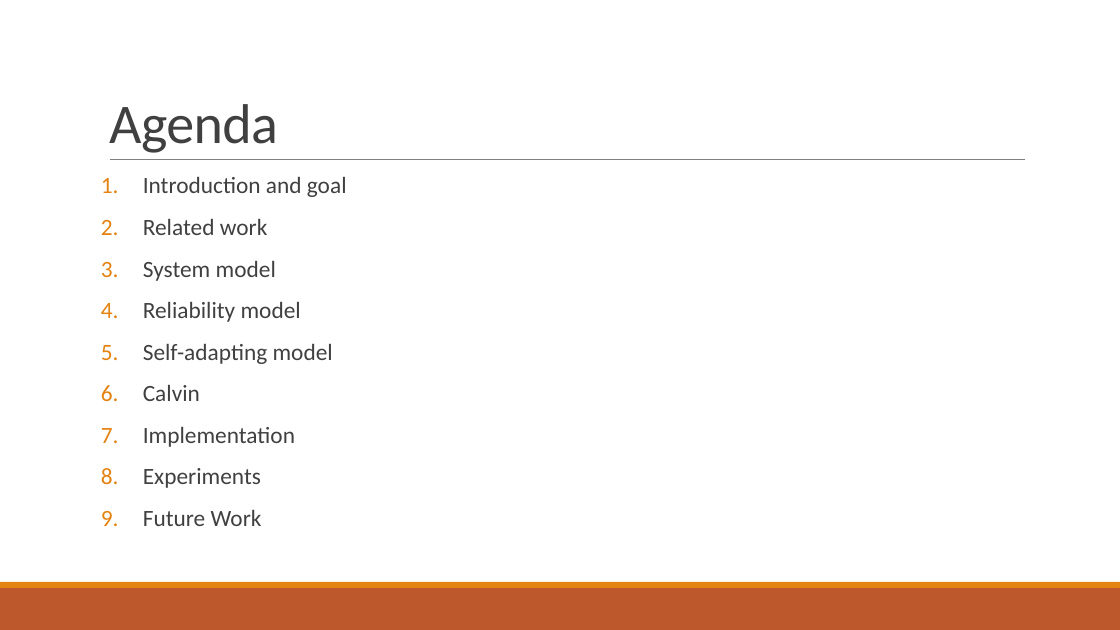
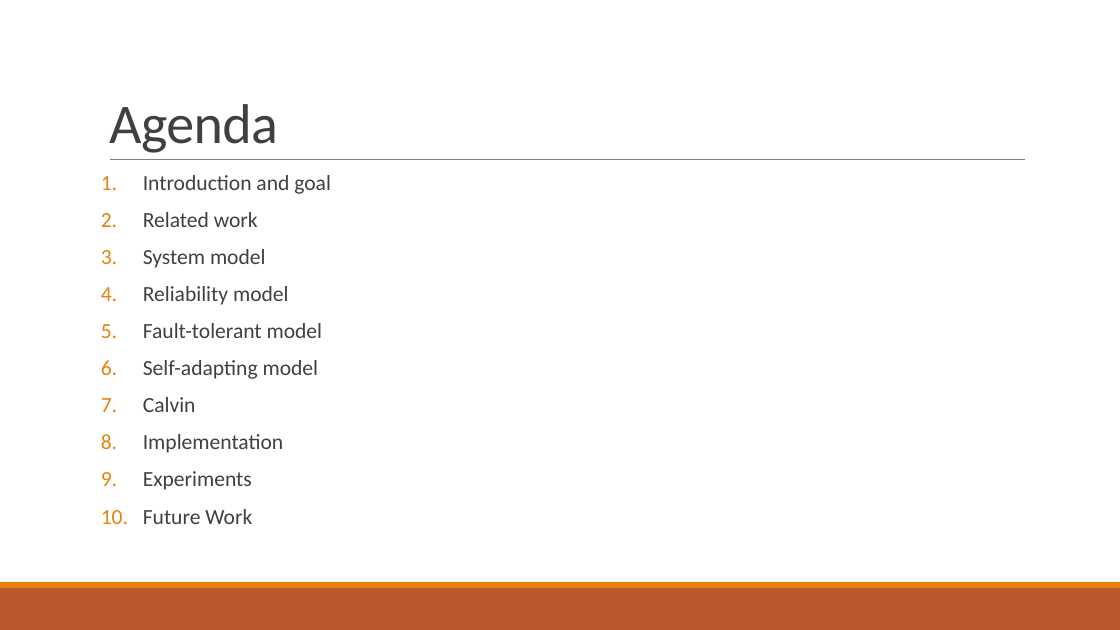
Before and after one commit to PStahl/master_thesis, a slide deck: slide 2 of presentation/presentation.pptx. Drawn at 1120x630 pixels with LibreOffice and Linux fonts; fonts in the diff are those of the drawing. Boxes give left, top, right and bottom in pixels: in the first picture for what was removed or moved away, otherwise in the second. Text is boxed around its words. In the diff, an @@ line names an element or a change of style, - is before the commit and + after.

Commit message:
update presentation

```diff
--- a/presentation/presentation.pptx
+++ b/presentation/presentation.pptx
@@ text at [143,175,331,524]: size 20 to 18.5 pt in "Introduction and goal", "Related work", "System model", "Reliability model" and 5 more places; line spacing 0.9 to 0.8 @@
@@ text at [143,323,323,338]: paragraph added @@
+5. Fault-tolerant model
```
